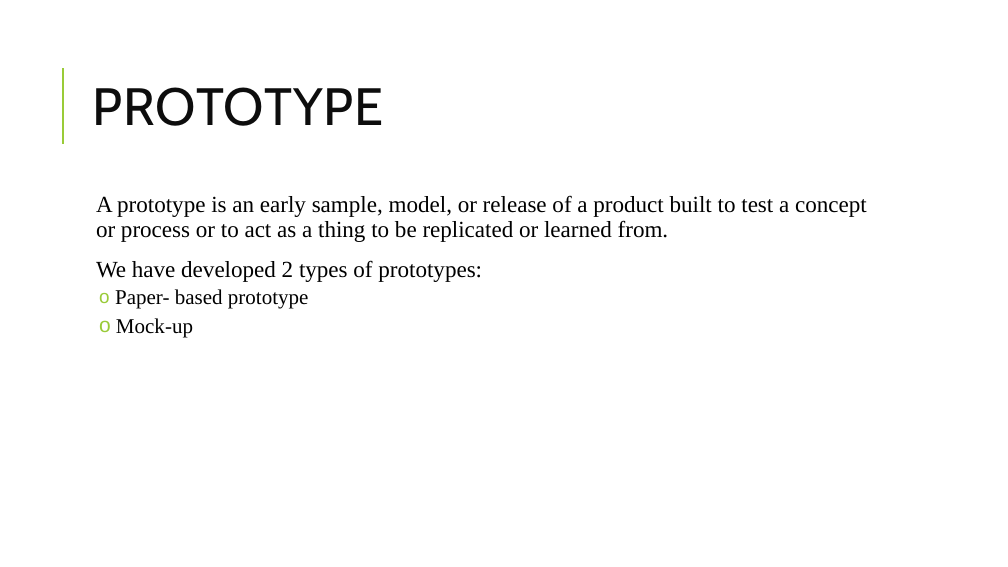
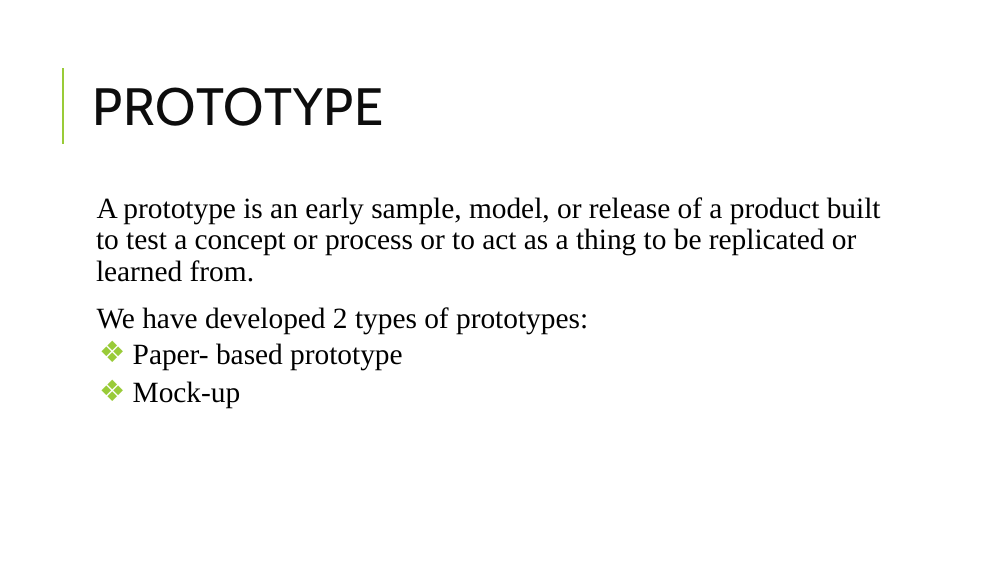
Before and after one commit to Satyavrath/rationbalancing, a slide deck: slide 7 of RationBalancing.pptx. Drawn at 1008x567 pixels with LibreOffice and Linux fonts; fonts in the diff are those of the drawing. Boxes give left, top, right and bottom in pixels: in the first picture for what was removed or moved away, otherwise in the second. Text is boxed around its words. In the diff, an @@ line names an element or a change of style, - is before the commit and + after.

Commit message:
changes made in ppt

```diff
--- a/RationBalancing.pptx
+++ b/RationBalancing.pptx
@@ text "A prototype is an early ..." at <box>96,197,881,408</box>: size 22 to 28 pt in "A prototype is an early sample, model, ...", "We have developed 2 types of prototypes:"; size 20 to 28 pt in "Paper- based prototype", "Mock-up"; bullet o to ❖ @@
```
Also in this commit, not shown: 2 other slides changed.
